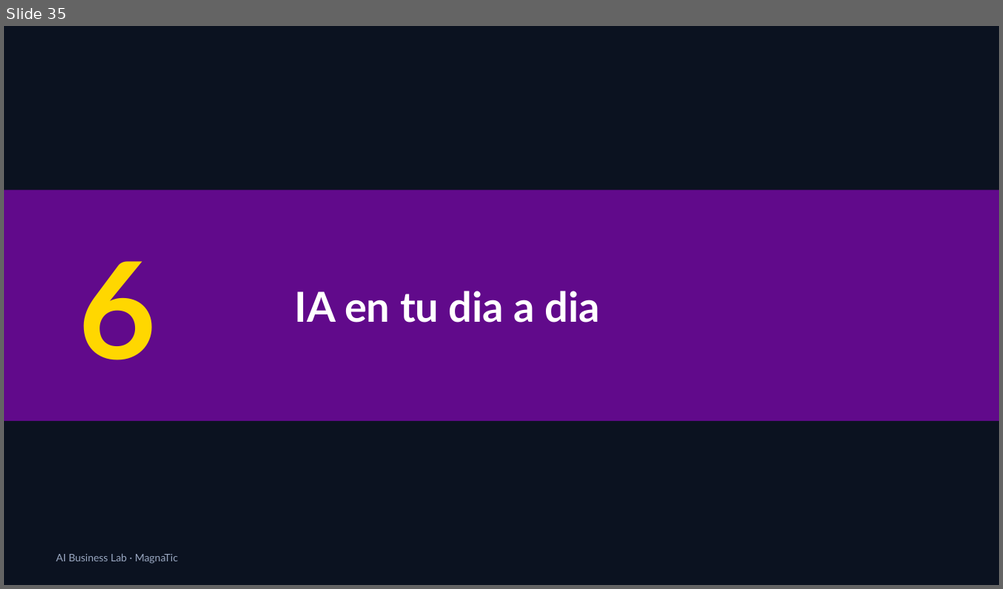
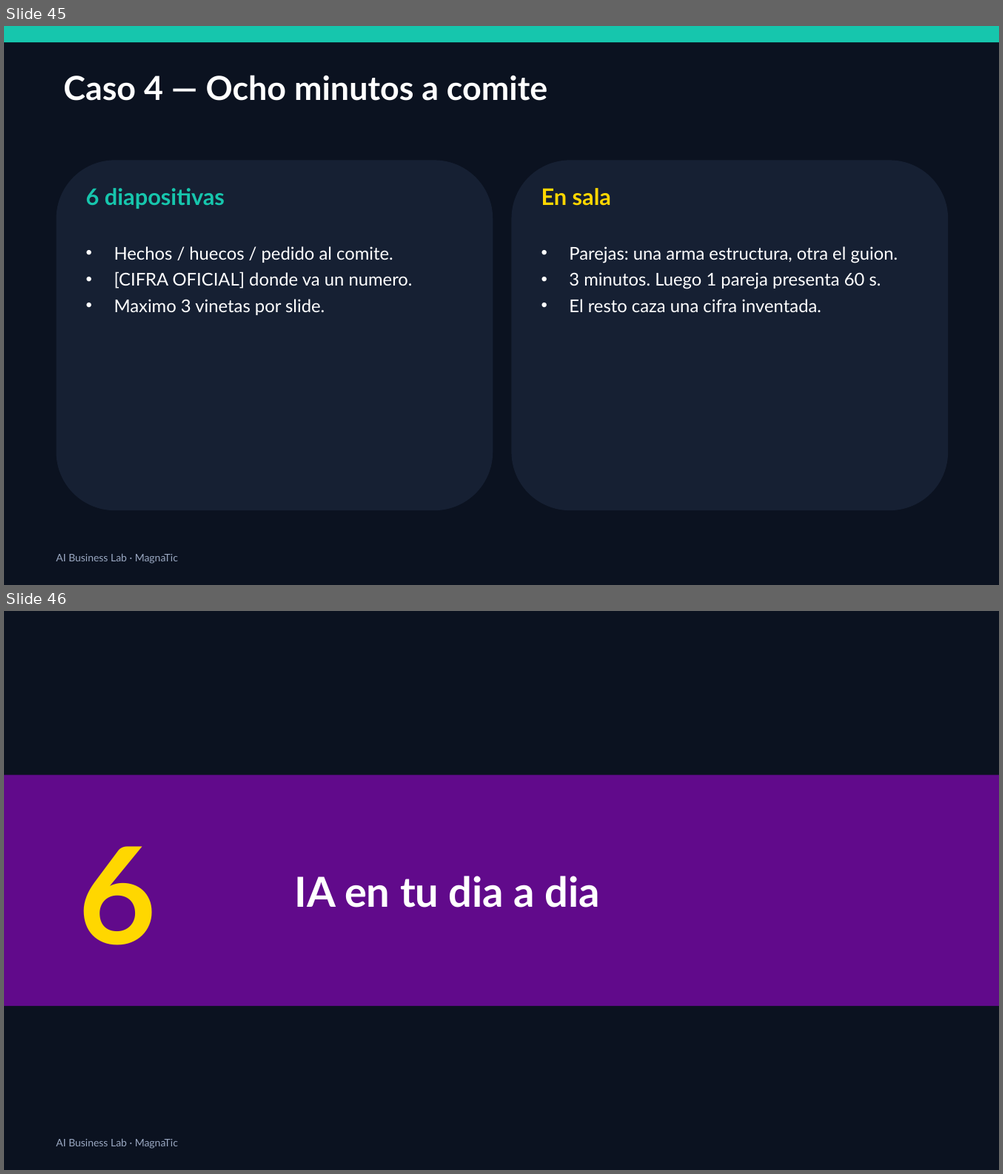
Before and after one commit to xander0408/CURSOS, a slide deck: AI-Business-Lab-Presentacion.pptx. Shown one above the other, each under a label of ours: slide 35 before the commit, slides 45 and 46 after it. The pictures are 1003x589 and 1003x1174 pixels, drawn with LibreOffice and Linux fonts; fonts in the diff are those of the drawing. Boxes give left, top, right and bottom in pixels: in the first picture for what was removed or moved away, otherwise in the second. Text is boxed around its words. In the diff, an @@ line names an element or a change of style, - is before the commit and + after.

```diff
--- a/AI-Business-Lab-Presentacion.pptx
+++ b/AI-Business-Lab-Presentacion.pptx
@@ slide 45 added at (4, 26, 999, 585), background #0B1220 @@
@@ rectangle added at (4, 26, 999, 42), fill #16C6AD @@
@@ text added at (63, 75, 547, 101), 32 pt, text #FFFFFF, bold @@
+Caso 4 — Ocho minutos a comite
@@ rounded rectangle added at (57, 160, 492, 511), fill #162033 @@
@@ rounded rectangle added at (512, 160, 948, 511), fill #162033 @@
@@ text added at (86, 188, 225, 209), 22 pt, text #16C6AD, bold @@
+6 diapositivas
@@ text added at (541, 188, 611, 206), 22 pt, text #FFD700, bold @@
+En sala
@@ text added at (114, 247, 412, 315), 17 pt, text #FFFFFF @@
+• Hechos / huecos / pedido al comite.
+• [CIFRA OFICIAL] donde va un numero.
+• Maximo 3 vinetas por slide.
@@ text added at (569, 247, 898, 312), 17 pt, text #FFFFFF @@
+• Parejas: una arma estructura, otra el guion.
+• 3 minutos. Luego 1 pareja presenta 60 s.
+• El resto caza una cifra inventada.
@@ text added at (56, 554, 178, 564), 10 pt, text #9AA8C2 @@
+AI Business Lab · MagnaTic
@@ what was slide 35 is now slide 46 @@
```
Also in this commit, not shown: 3 slides changed, 13 other slides added, 13 other files.
